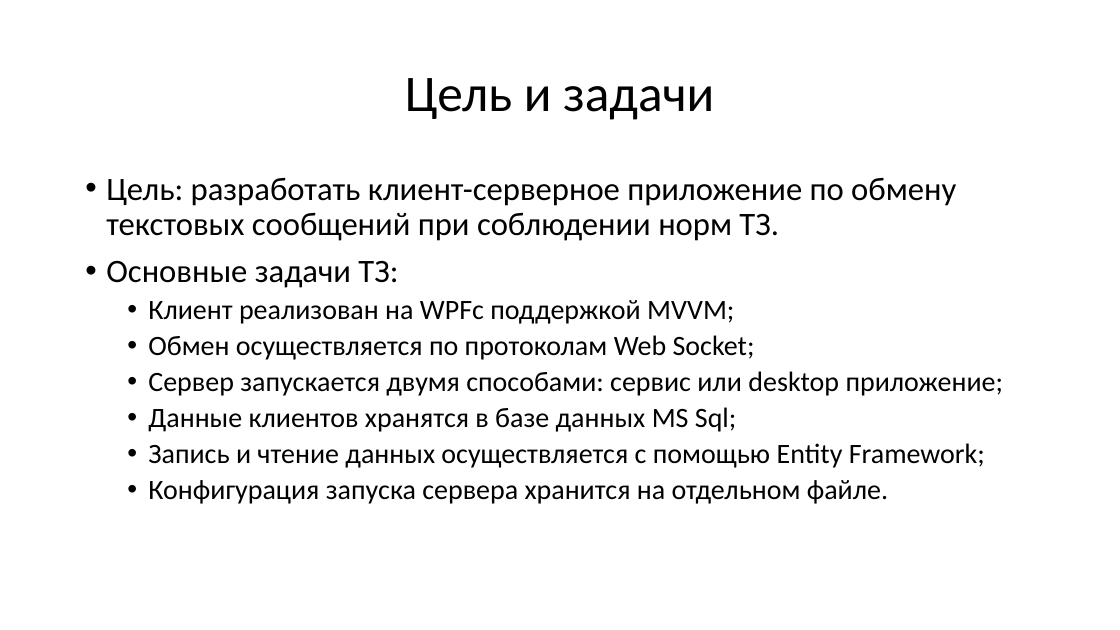
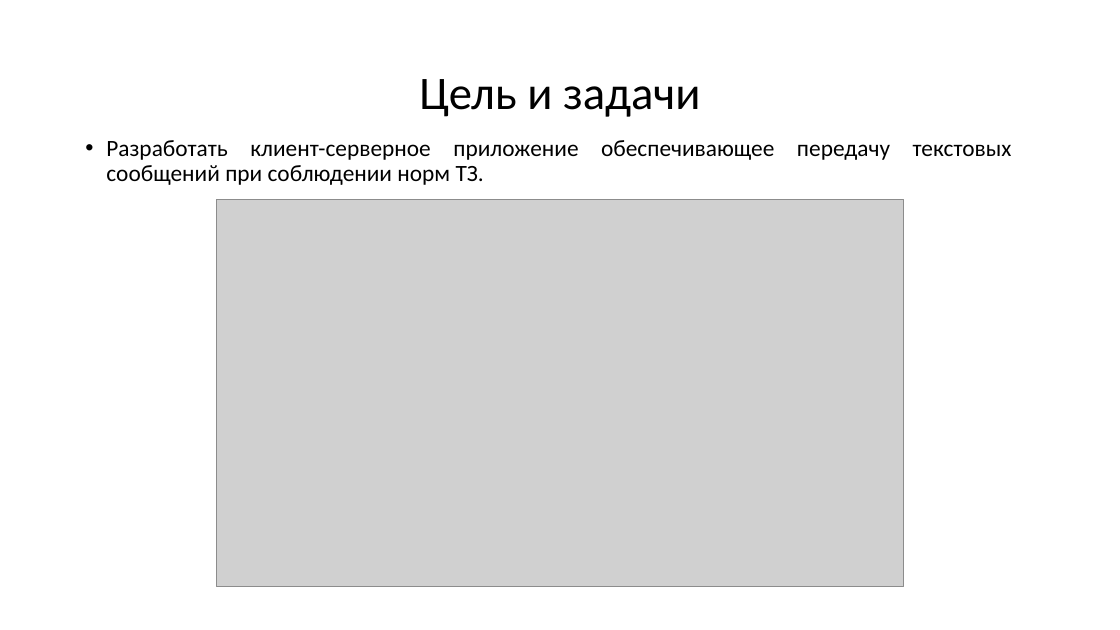
Before and after one commit to TigarBel/Grammes, a slide deck: slide 2 of Клиент-серверное приложение.pptx. Drawn at 1120x630 pixels with LibreOffice and Linux fonts; fonts in the diff are those of the drawing; grey boxes stand for pictures. Boxes give left, top, right and bottom in pixels: in the first picture for what was removed or moved away, otherwise in the second. Text is boxed around its words. In the diff, an @@ line names an element or a change of style, - is before the commit and + after.

```diff
--- a/Клиент-серверное приложение.pptx
+++ b/Клиент-серверное приложение.pptx
@@ title "Цель и задачи" at <box>419,79,700,117</box>: size 44 to 40 pt @@
@@ text at <box>106,140,1012,185</box>: text changed; size 24 to 20 pt @@
-• Цель: разработать клиент-серверное приложение по обмену текстовых сообщений при соблюдении норм ТЗ.
-• Основные задачи ТЗ:
-  • Клиент реализован на WPFс поддержкой MVVM;
-  • Обмен осуществляется по протоколам Web Socket;
-  • Сервер запускается двумя способами: сервис или desktop приложение;
-  • Данные клиентов хранятся в базе данных MS Sql;
-  • Запись и чтение данных осуществляется с помощью Entity Framework;
-  • Конфигурация запуска сервера хранится на отдельном файле.
+• Разработать клиент-серверное приложение обеспечивающее передачу текстовых сообщений при соблюдении норм ТЗ.
@@ picture added at <box>216,199,904,586</box> @@
```
Also in this commit, not shown: 4 other slides changed, 5 slides added, 3 slides removed, 30 other files.
